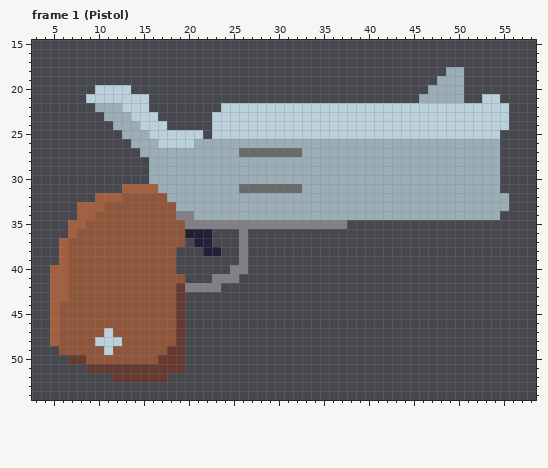
Edited in one commit: pixel-art file (res/sprites/pistol.aseprite). This is how it looked before the edit.
64x64 pixels, 3 frames. Shown: frame 1 (Pistol): x 3..58, y 15..54.
After:
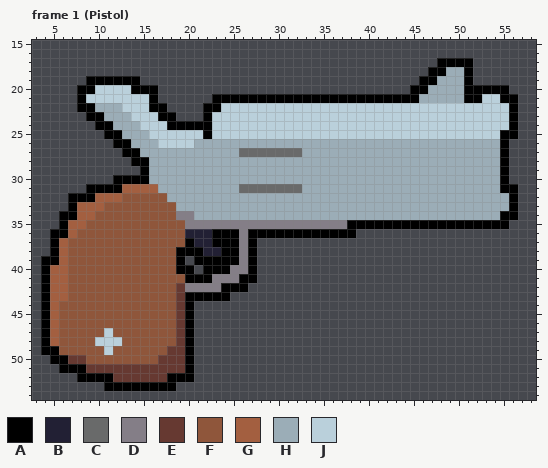
Palette (. is transparent): A #000000  B #222034  C #696a6a  D #847e87  E #663931  F #8f563b  G #a35f40  H #9badb7  J #bad0db
From old to new:
Frame 1 (Pistol):
The author put colour A in row 17 at x 48 to 51; in row 18 at x 47 to 48 and 51; in row 19 at x 9 to 14, 46 to 47 and 51; in row 20 at x 8 to 9, 14 to 16, 45 to 46 and 51 to 55; in row 21 at x 8, 16, 23 to 45, 51 to 52 and 55 to 56; in row 22 at x 8 to 9, 16 to 17, 22 to 23 and 56.
The author put colour A in row 23 at x 9 to 10, 17 to 18, 22 and 56; in row 24 at x 10 to 11, 18 to 22 and 56; in row 25 at x 11 to 12, 22 and 55 to 56; in row 26 at x 12 to 13 and 55; in row 27 at x 13 to 14 and 55; in row 28 at x 14 to 15 and 55.
The author put colour A in row 29 at x 15 and 55; in row 30 at x 12 to 15 and 55; in row 31 at x 9 to 12 and 55 to 56; in row 32 at x 7 to 9 and 56; in row 33 at x 7 and 56; in row 34 at x 6 to 7 and 55 to 56.
The author put colour A in row 35 at x 6 and 38 to 55; in row 36 at x 5 to 6, 23 to 25 and 27 to 38; in row 37 at x 5, 20, 23 to 25 and 27; in row 38 at x 5, 19 to 21, 24 to 25 and 27; in row 39 at x 4 to 5, 19, 21 to 25 and 27; in row 40 at x 4, 19 to 20, 22 to 24 and 27.
The author put colour A in row 41 at x 4, 20 to 22 and 26 to 27; in row 42 at x 4 and 24 to 26; in row 43 at x 4 and 20 to 24; in rows 44 to 48 at x 4 and 20; in row 49 at x 4 to 5 and 20; in row 50 at x 5 to 6 and 20.
The author put colour A in row 51 at x 6 to 8 and 20; in row 52 at x 8 to 11 and 18 to 20; in row 53 at x 11 to 18.
Changed places in both pictures, as pixel boxes (x1, y1, x2, y2):
added: (41, 58, 518, 391)
